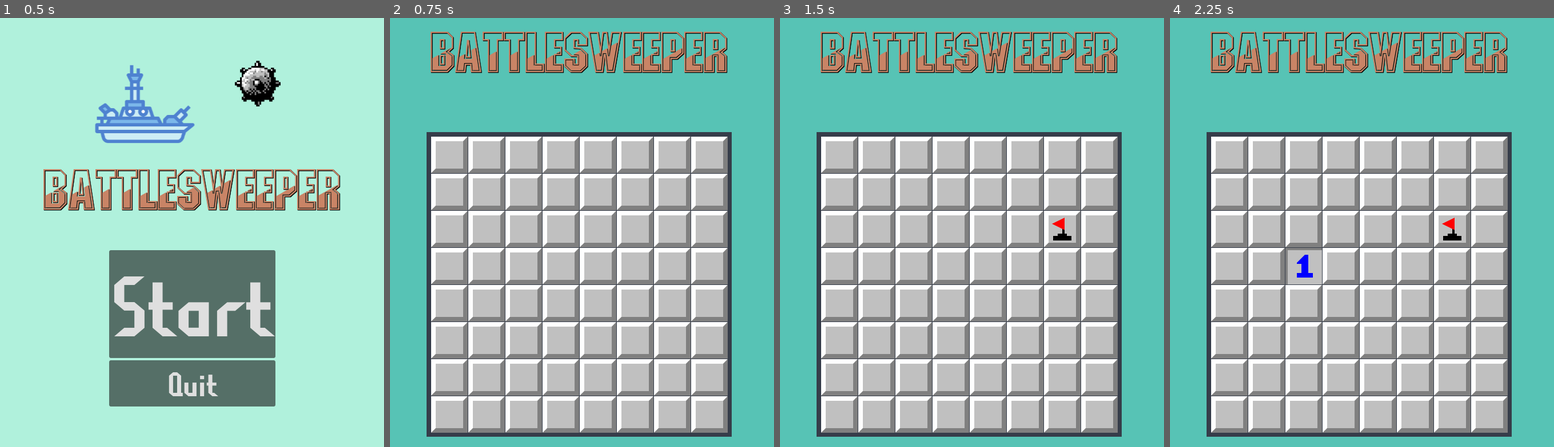
Above: before the commit, frames 1-4 (left to right).
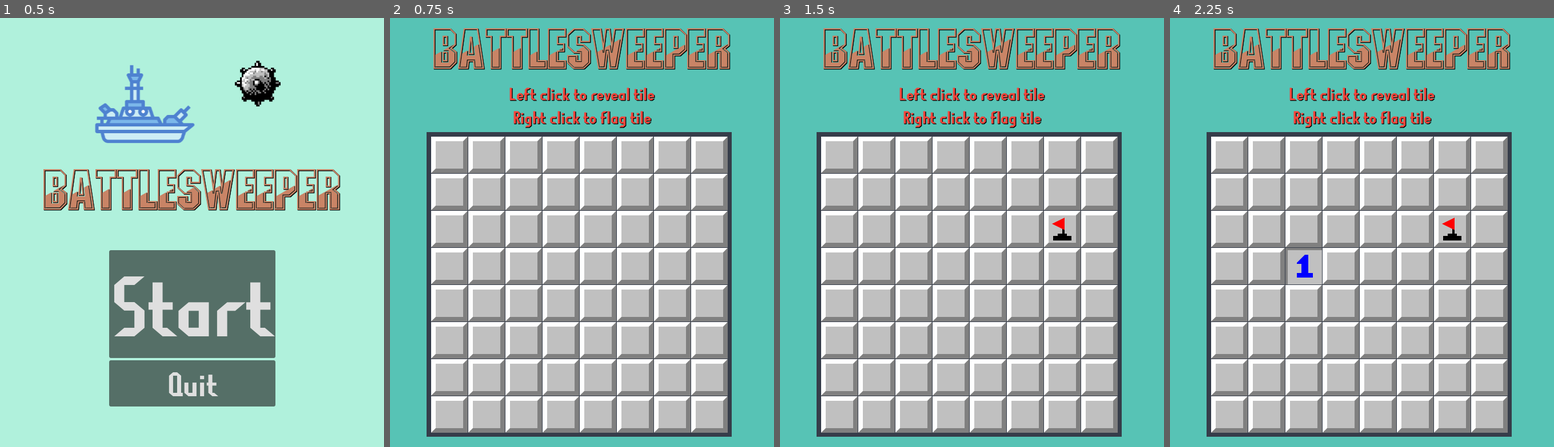
Above: after the commit, the same moments.

Repository: OverTimeChaos/BattleSweeper
Game: Godot game, scene res://Codes and Screens/TitleScreen.tscn
Same seed, same stepped clock (60 frames per second), same inputs: the game is played once before the commit and once after it.
Inputs (mouse positions are in pixels of both pictures, inside the frame that each line leads up to):
- Up to frame 1 (0.5 s): no input
- Up to frame 2 (0.75 s): click "Start" at 0.5 s
- Up to frame 3 (1.5 s): tap Enter at 1.25 s; move the mouse to (1056, 211) at 1.27 s; hold Right mouse button (RightClick) from 1.28 s (still down); click (1056, 211) at 1.42 s
- Up to frame 4 (2.25 s): tap Enter at 2 s; move the mouse to (1285, 253) at 2.02 s; release Right mouse button (RightClick) at 2.03 s; click (1285, 253) at 2.1 s

Frame 1 is identical in both runs. In frame 2, 6.2% of the frame differs, in the area x 10-89%, y 2-26%; in frame 3, 6.2%; in frame 4, 6.2%.

Commit message:
Added Label

Diff:
--- a/Godot project/Codes and Screens/HUDGame.tscn
+++ b/Godot project/Codes and Screens/HUDGame.tscn
@@ -1,20 +1,35 @@
-[gd_scene load_steps=2 format=3 uid="uid://dxl42l5poe14j"]
+[gd_scene load_steps=3 format=3 uid="uid://dxl42l5poe14j"]
 
 [ext_resource type="Theme" uid="uid://cgxqnpg5ax2u6" path="res://Assets/Font/Title.tres" id="1_5cx8q"]
+[ext_resource type="Theme" uid="uid://ccvuhvxgyotno" path="res://Assets/Font/normaltext.tres" id="2_qdups"]
 
 [node name="Main game Graphics" type="CanvasLayer"]
 
-[node name="Label" type="Label" parent="."]
+[node name="VBoxContainer" type="VBoxContainer" parent="."]
 anchors_preset = 5
 anchor_left = 0.5
 anchor_right = 0.5
-offset_left = -264.0
-offset_top = 16.0
-offset_right = 254.0
-offset_bottom = 115.0
+offset_left = -259.0
+offset_top = 10.0
+offset_right = 259.0
+offset_bottom = 192.0
 grow_horizontal = 2
+
+[node name="Title" type="Label" parent="VBoxContainer"]
+layout_mode = 2
 theme = ExtResource("1_5cx8q")
 theme_override_colors/font_color = Color(0.786827, 0.518406, 0.40081, 1)
 theme_override_colors/font_shadow_color = Color(0, 0, 0, 1)
 theme_override_font_sizes/font_size = 96
 text = "BattleSweeper"
+horizontal_alignment = 1
+
+[node name="Text" type="Label" parent="VBoxContainer"]
+layout_mode = 2
+theme = ExtResource("2_qdups")
+theme_override_colors/font_color = Color(0.952941, 0.270588, 0.231373, 1)
+theme_override_colors/font_shadow_color = Color(0, 0, 0, 1)
+theme_override_font_sizes/font_size = 31
+text = "Left click to reveal tile
+Right click to flag tile"
+horizontal_alignment = 1
--- a/Godot project/Codes and Screens/MainGameGraphicNode2D.tscn
+++ /dev/null
@@ -1,7 +0,0 @@
-[gd_scene load_steps=2 format=3 uid="uid://doyoidevkxk6e"]
-
-[ext_resource type="PackedScene" uid="uid://dxl42l5poe14j" path="res://Codes and Screens/HUDGame.tscn" id="1_lfh6s"]
-
-[node name="Graphics" type="Node2D"]
-
-[node name="Main game Graphics" parent="." instance=ExtResource("1_lfh6s")]
--- a/Godot project/Codes and Screens/Tile.gd
+++ b/Godot project/Codes and Screens/Tile.gd
@@ -79,19 +79,28 @@
 			$Flag.show()
 			Flagged = true
 
-			#if the flagged tile contains a mine, adds 1 to mine flagged for complete condition
+				# if the unflagged tile does not contain a mine, remove 1 to MineFlagged for completion condition
+			if IsMine == false:
+				StandAlone.MineFlagged -= 1
+
+			#if the flagged tile contains a mine, adds 1 to MineFlagged for complete condition
 			if IsMine== true:
 				StandAlone.MineFlagged += 1
 
 			#Check if player has completed the level. Complete condition
-				if StandAlone.MineFlagged == StandAlone.MineNumber or StandAlone.TilesUncovered == StandAlone.TilesRemain:
+			if StandAlone.MineFlagged == StandAlone.MineNumber or StandAlone.TilesUncovered == StandAlone.TilesRemain:
 					get_tree().quit()
 
 		#If the tile is already flagged, unflag the tile
 		elif Flagged == true:
 			$Flag.hide()
 
-			#if the unflagged tile contains a mine, remove 1 to mine flagged for completion condition
+			# if the unflagged tile does not contain a mine, add 1 to MineFlagged for completion condition
+			if IsMine == false:
+				StandAlone.MineFlagged += 1
+				if StandAlone.MineFlagged == StandAlone.MineNumber or StandAlone.TilesUncovered == StandAlone.TilesRemain:
+						get_tree().quit()
+			#if the unflagged tile contains a mine, remove 1 to MineFlagged for completion condition
 			if IsMine == true:
 				StandAlone.MineFlagged -= 1
 			Flagged = false
